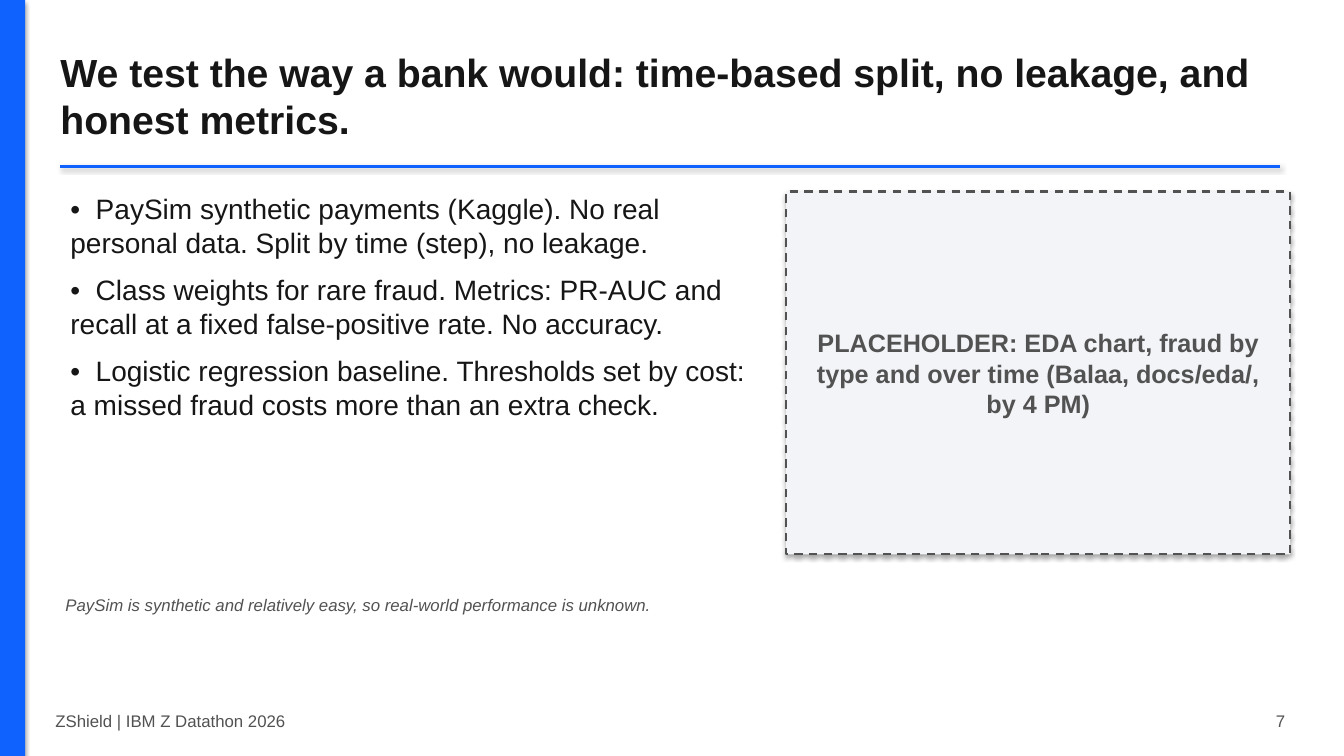
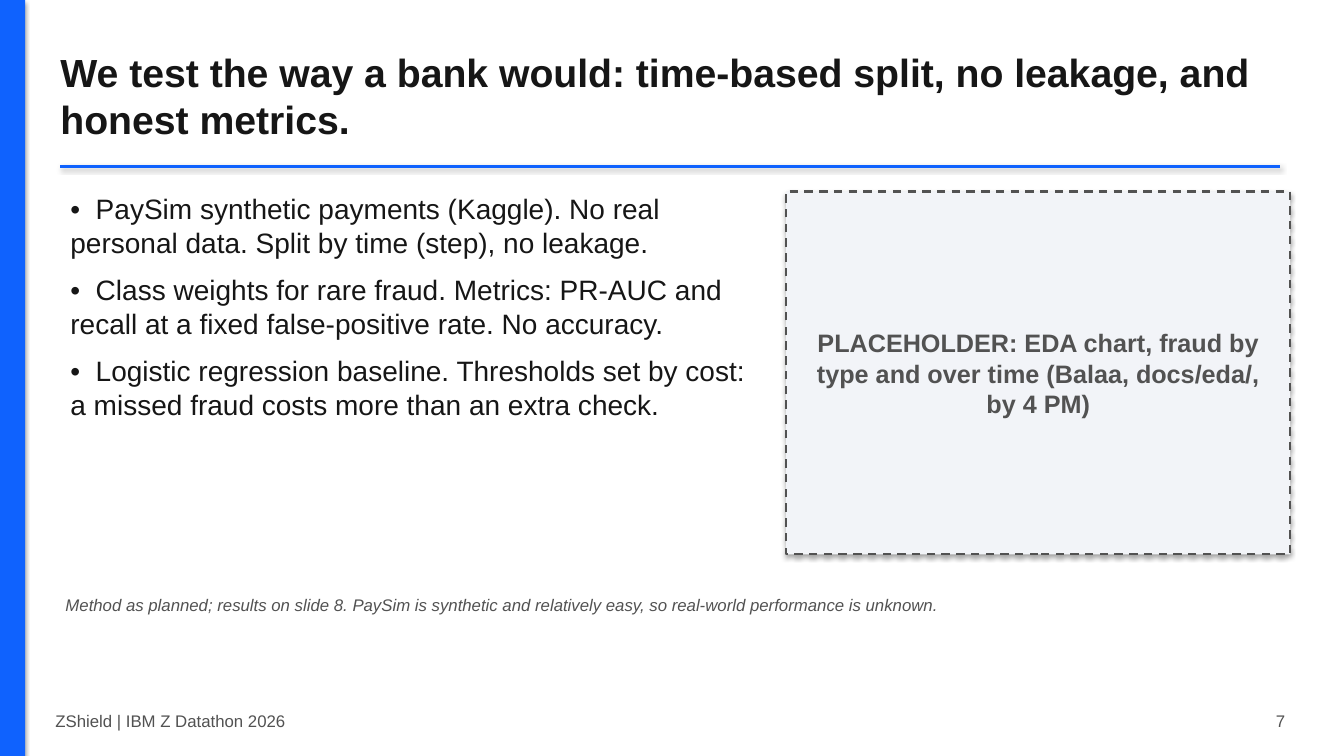
Before and after one commit to Vishaal1409/zshield, a slide deck: slide 7 of docs/deck/ZShield_deck_draft.pptx. Drawn at 1344x756 pixels with LibreOffice and Linux fonts; fonts in the diff are those of the drawing. Boxes give left, top, right and bottom in pixels: in the first picture for what was removed or moved away, otherwise in the second. Text is boxed around its words. In the diff, an @@ line names an element or a change of style, - is before the commit and + after.

```diff
--- a/docs/deck/ZShield_deck_draft.pptx
+++ b/docs/deck/ZShield_deck_draft.pptx
@@ text at box(65, 599, 938, 615): text changed @@
-PaySim is synthetic and relatively easy, so real-world performance is unknown.
+Method as planned; results on slide 8. PaySim is synthetic and relatively easy, so real-world performance is unknown.
```
Also in this commit, not shown: 5 other slides changed, 10 other files.
